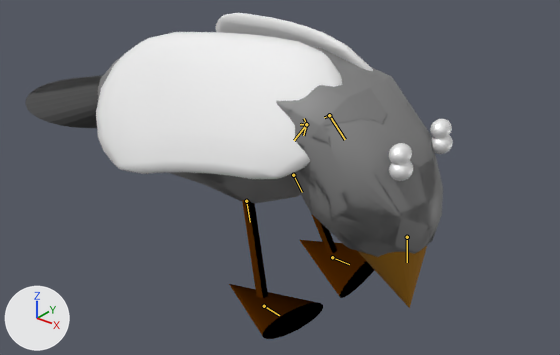
Renders of the glTF model Assets/Misc/pigeon.glb from each side of a commit.
Before and after are seen from a camera (50 mm lens) standing at (12.21, -15.09, 12.56) and looking at (-0.24, 0.48, 2.91). Lighting does not change. The marker at lower left points along +X, +Y and +Z. Both versions are drawn at frame 35 of the action 'ArmatureAction.001'; the numbers are the values there. The bones that bend it are drawn over the model as lines.

In view in the first picture: 'Body', 'Legs'.
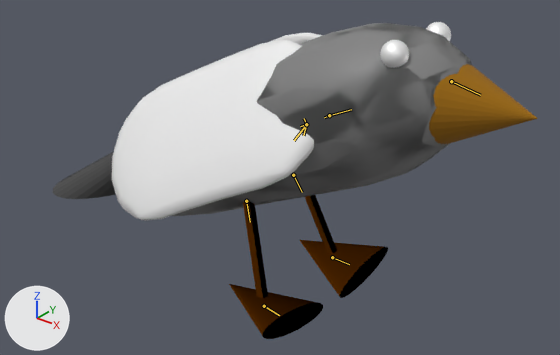
Changed parts and their boxes [x1, y1, x2, y2] in the pictures (560 x 355 px):
'Body', posed (13% wider, 32% shorter): before [25, 13, 453, 308]; after [53, 22, 538, 221]
bone 'Bone.001', root to tip: before (306, 124) to (301, 124); after (306, 124) to (301, 126)
bone 'Bone.002', root to tip: before (306, 124) to (300, 124); after (306, 124) to (300, 126)
bone 'Bone.003', root to tip: before (306, 124) to (304, 122); after (306, 124) to (304, 124)
bone 'Bone.012', root to tip: before (329, 115) to (345, 139); after (329, 115) to (351, 109)

The edits, one by one:
Bone 'Bone.001' (bone_bone_001) turns from (0, 0, -17) to (0, 0, 0) degrees about its own x, y and z.
Bone 'Bone.002' (bone_bone_002) turns from (9, -10, -14) to (0, 0, 5) degrees about its own x, y and z.
Bone 'Bone.003' (bone_bone_003) turns from (-7, 11, -15) to (0, 0, 5) degrees about its own x, y and z.
Bone 'Bone.012' (bone_bone_012) turns from (-73, 0, 0) to (0, 0, 0) degrees about its own x, y and z.
